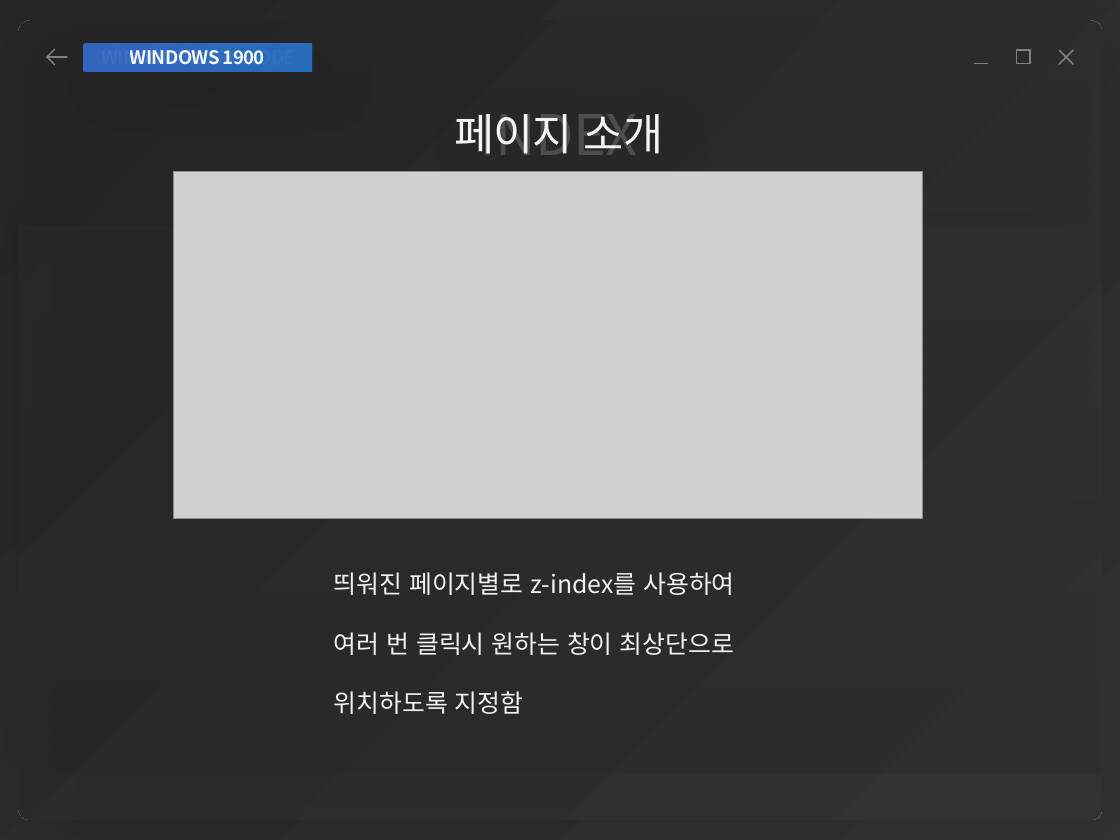
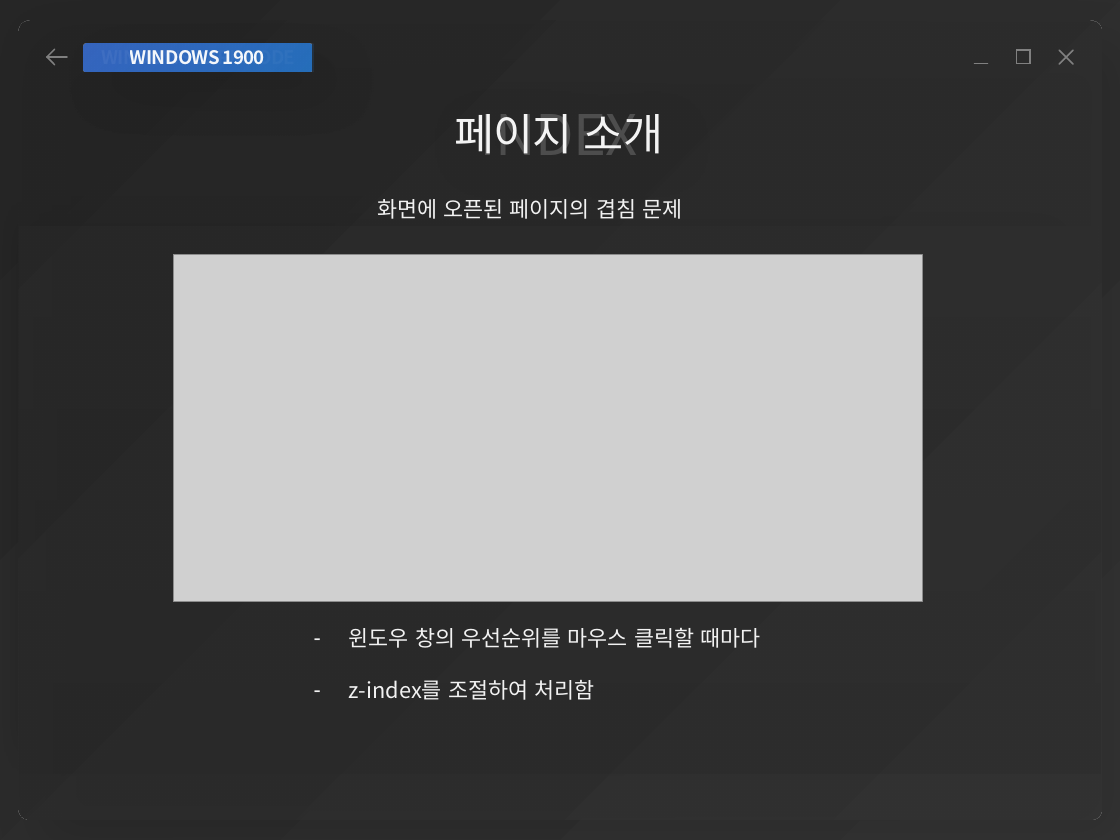
Before and after one commit to yonggyu01/windowProject, a slide deck: slide 13 of 김용규 개인포폴.pptx. Drawn at 1120x840 pixels with LibreOffice and Linux fonts; fonts in the diff are those of the drawing; grey boxes stand for pictures; background and template pictures are left out. Boxes give left, top, right and bottom in pixels: in the first picture for what was removed or moved away, otherwise in the second. Text is boxed around its words. In the diff, an @@ line names an element or a change of style, - is before the commit and + after.

Commit message:
cgv쪽 처리함

```diff
--- a/김용규 개인포폴.pptx
+++ b/김용규 개인포폴.pptx
@@ text added at <box>377,199,682,219</box>, 14 pt, text #F2F2F2 @@
+화면에 오픈된 페이지의 겹침 문제
@@ picture: place and size @@
-picture at <box>174,171,922,519</box>
+picture at <box>174,255,922,603</box>
@@ text at <box>349,628,760,700</box>: text changed; size 16 to 14 pt @@
-띄워진 페이지별로 z-index를 사용하여
-여러 번 클릭시 원하는 창이 최상단으로
-위치하도록 지정함
+– 윈도우 창의 우선순위를 마우스 클릭할 때마다
+– z-index를 조절하여 처리함
```
Also in this commit, not shown: 17 other slides changed, 4 other files.
